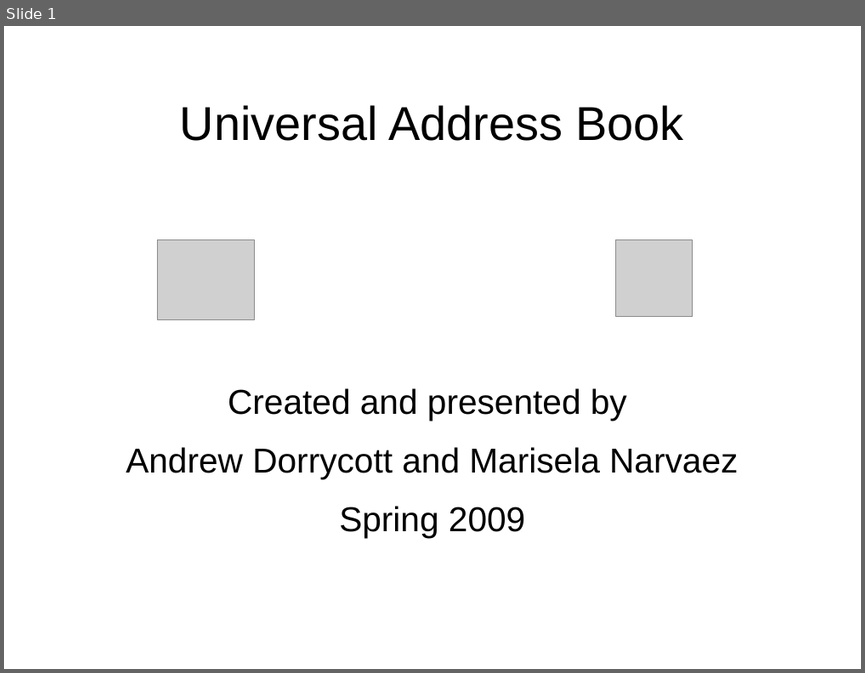
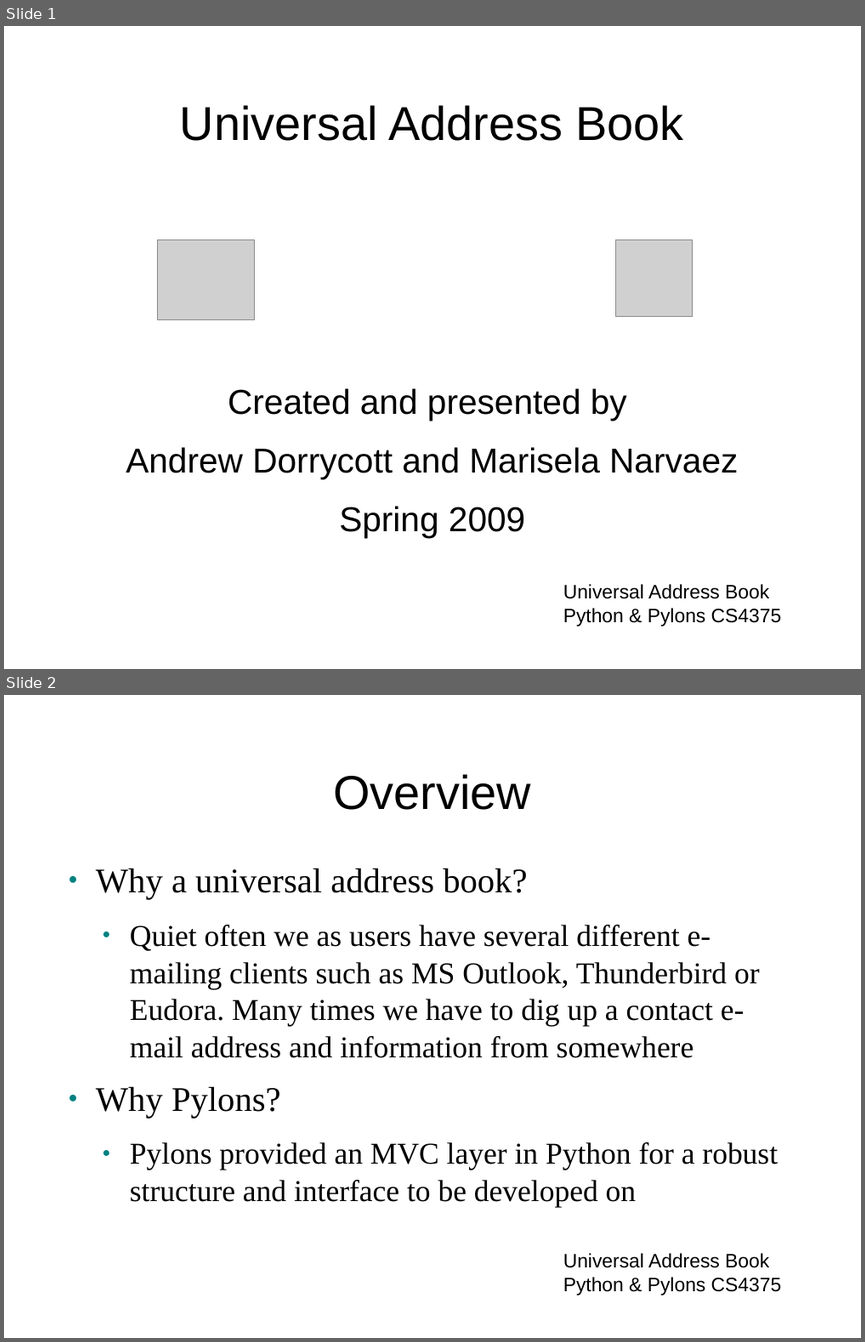
Before and after one commit to tdyhacker/pythonexploration, a slide deck: compeggirl/UnivAddBook Poster Presentation.ppt. Shown one above the other, each under a label of ours: slide 1 before the commit, slides 1 and 2 after it. The pictures are 865x673 and 865x1342 pixels, drawn with LibreOffice and Linux fonts; fonts in the diff are those of the drawing; grey boxes stand for pictures; background and template pictures are left out. Boxes give left, top, right and bottom in pixels: in the first picture for what was removed or moved away, otherwise in the second. Text is boxed around its words. In the diff, an @@ line names an element or a change of style, - is before the commit and + after.

```diff
--- a/compeggirl/UnivAddBook Poster Presentation.ppt
+++ b/compeggirl/UnivAddBook Poster Presentation.ppt
@@ slide 2 added at (4,695,861,1338), background picture (left out) @@
@@ title added at (333,774,531,810), 44 pt, text #000000 @@
+Overview
@@ text added at (96,868,778,1207), 28 pt, text #000000 @@
+● Why a universal address book?
+  ● Quiet often we as users have several different e-mailing clients such as MS Outlook, Thunderbird or Eudora. Many times we have to dig up a contact e-mail address and information from somewhere
+● Why Pylons?
+  ● Pylons provided an MVC layer in Python for a robust structure and interface to be developed on
@@ text added at (563,1253,782,1295), 18 pt, text #000000 @@
+Universal Address Book
+Python & Pylons CS4375
@@ slide 1 changed as well @@
@@ text added at (563,584,782,626), 18 pt, text #000000 @@
+Universal Address Book
+Python & Pylons CS4375
```
Also in this commit, not shown: 10 other slides added, 5 slides removed, 7 other files.
